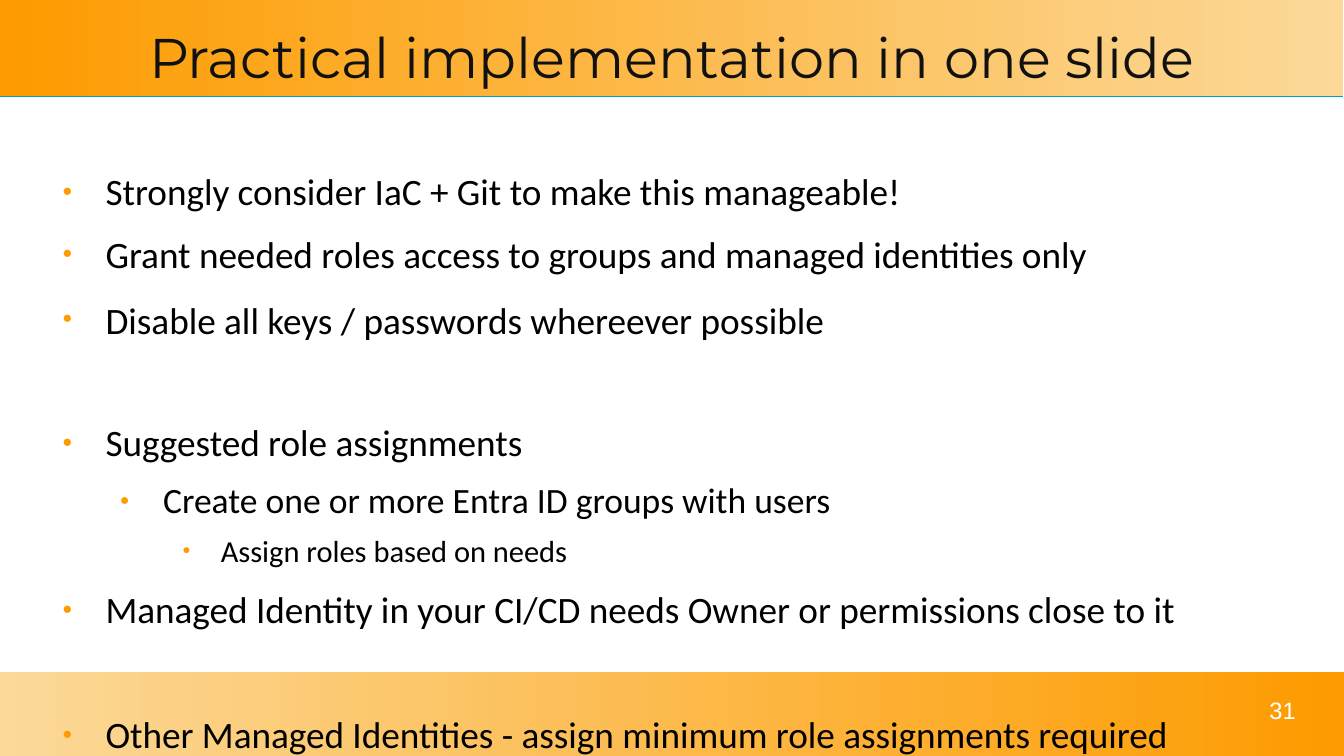
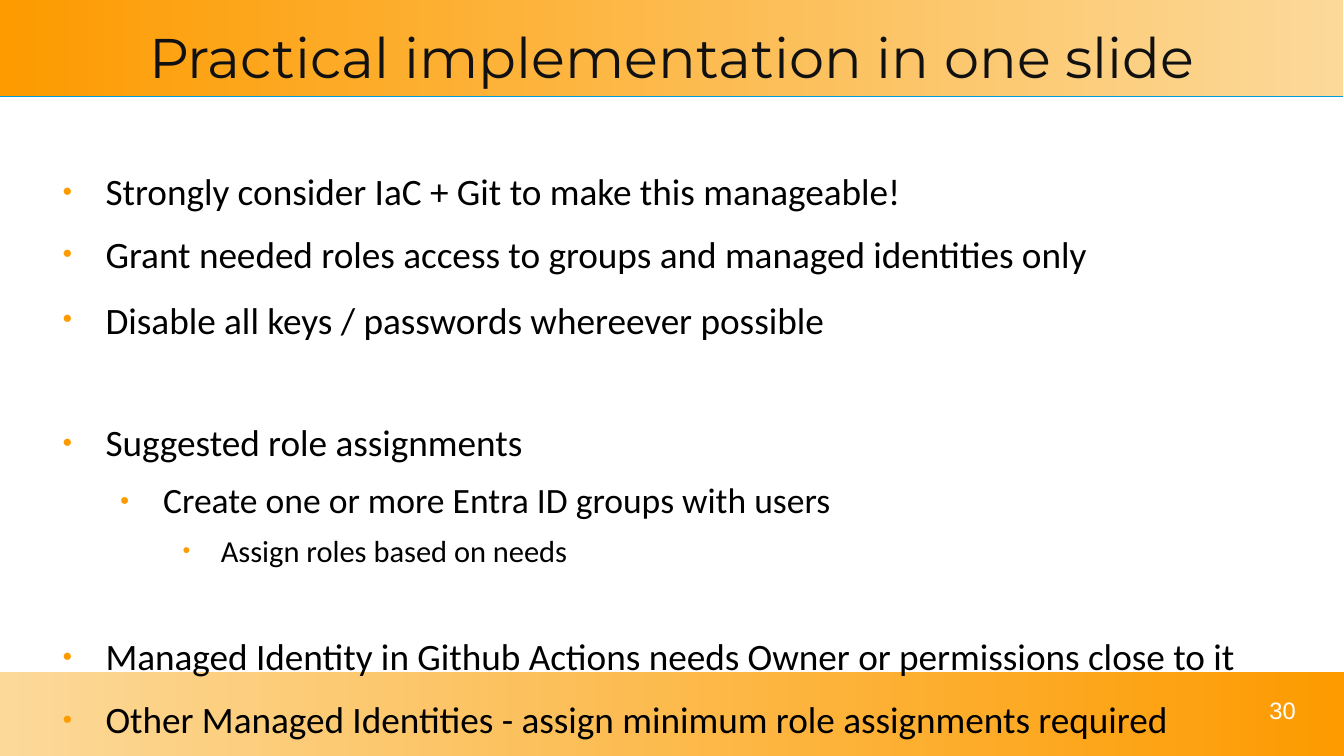
Before and after one commit to solomson/solom.tech, a slide deck: slide 30 of assets/talks/tdc2024.odp (slide 31 before the commit). Drawn at 1344x756 pixels with LibreOffice and Linux fonts; fonts in the diff are those of the drawing. Boxes give left, top, right and bottom in pixels: in the first picture for what was removed or moved away, otherwise in the second. Text is boxed around its words. In the diff, an @@ line names an element or a change of style, - is before the commit and + after.

```diff
--- a/assets/talks/tdc2024.odp
+++ b/assets/talks/tdc2024.odp
@@ text at (x1=106, y1=644, x2=1234, y2=679): text changed @@
-● Managed Identity in your CI/CD needs Owner or permissions close to it
+● Managed Identity in Github Actions needs Owner or permissions close to it
@@ page number at (x1=1269, y1=702, x2=1295, y2=720): text changed @@
-31
+30
```
Also in this commit, not shown: 8 other slides changed, 3 slides removed, 3 other files.
